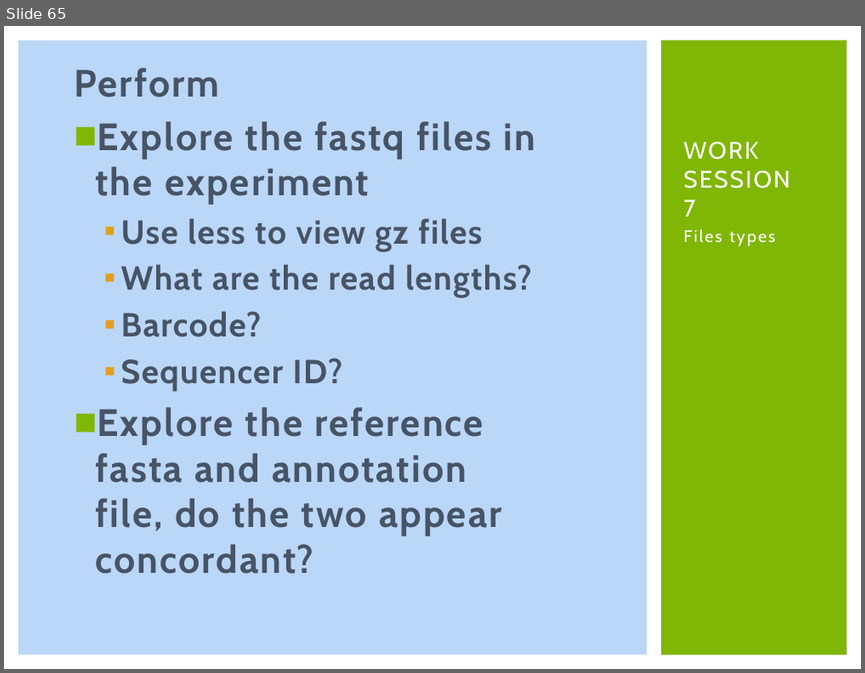
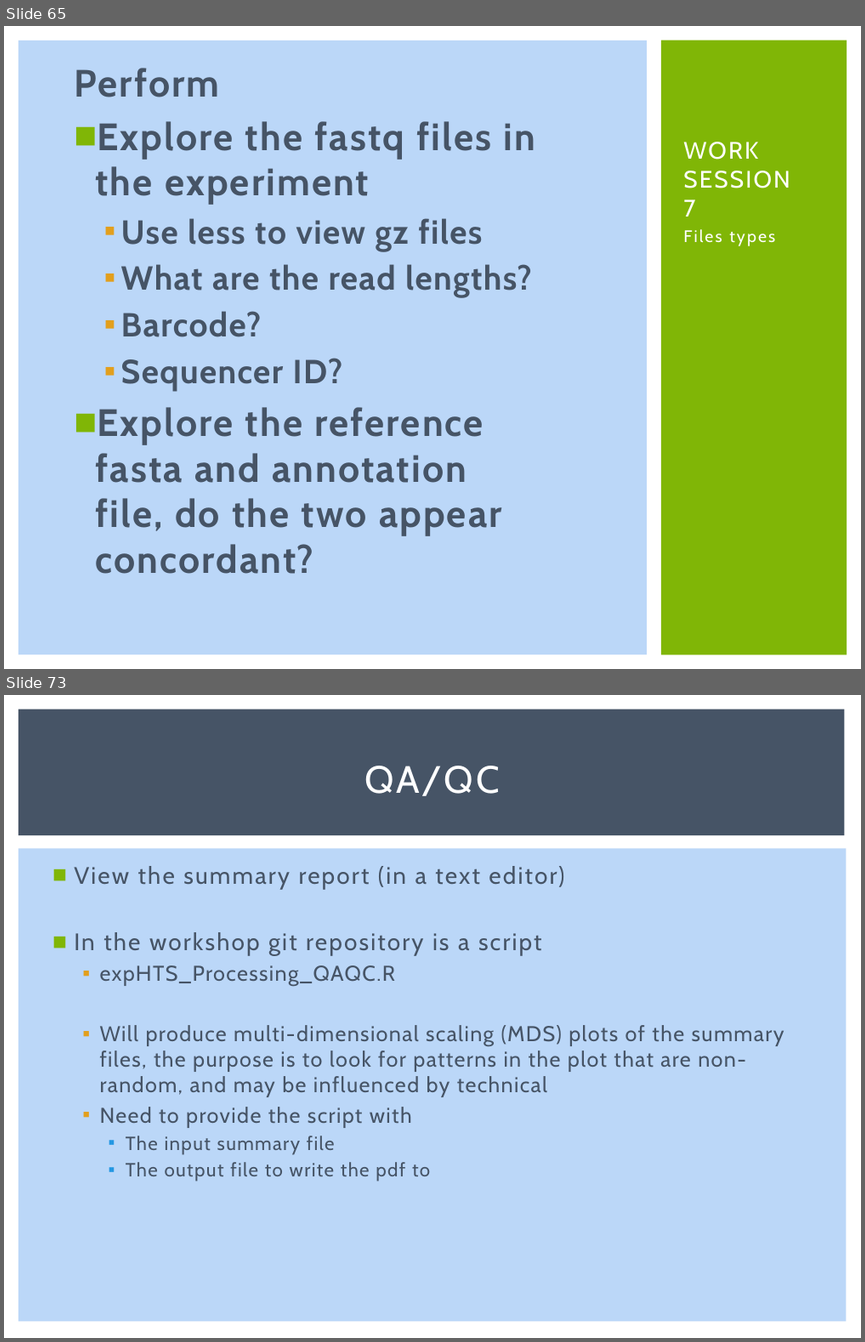
Before and after one commit to msettles/Workshop_RNAseq, a slide deck: powerpoints/RNA-seq-Piracicaba2015.pptx. Shown one above the other, each under a label of ours: slide 65 before the commit, slides 65 and 73 after it; the slides between them are not shown. The pictures are 865x673 and 865x1342 pixels, drawn with LibreOffice and Linux fonts; fonts in the diff are those of the drawing. Boxes give left, top, right and bottom in pixels: in the first picture for what was removed or moved away, otherwise in the second. Text is boxed around its words. In the diff, an @@ line names an element or a change of style, - is before the commit and + after.

```diff
--- a/powerpoints/RNA-seq-Piracicaba2015.pptx
+++ b/powerpoints/RNA-seq-Piracicaba2015.pptx
@@ slide 73 added at (x1=4, y1=695, x2=861, y2=1338), background #FFFFFF @@
@@ rectangle added at (x1=18, y1=709, x2=845, y2=835), fill #465466 @@
@@ title added at (x1=365, y1=766, x2=500, y2=796), 32 pt, text #FFFFFF @@
+QA/QC
@@ rectangle added at (x1=18, y1=848, x2=846, y2=1321), fill #BBD7F8 @@
@@ text added at (x1=74, y1=866, x2=784, y2=1181), 18 pt, text #465466 @@
+■ View the summary report (in a text editor)
+■ In the workshop git repository is a script
+  ▪ expHTS_Processing_QAQC.R
+  ▪ Will produce multi-dimensional scaling (MDS) plots of the summary files, the purpose is to look for patterns in the plot that are non-random, and may be influenced by technical
+  ▪ Need to provide the script with
+    ▪ The input summary file
+    ▪ The output file to write the pdf to
```
Also in this commit, not shown: 31 other slides added, 6 other files.
